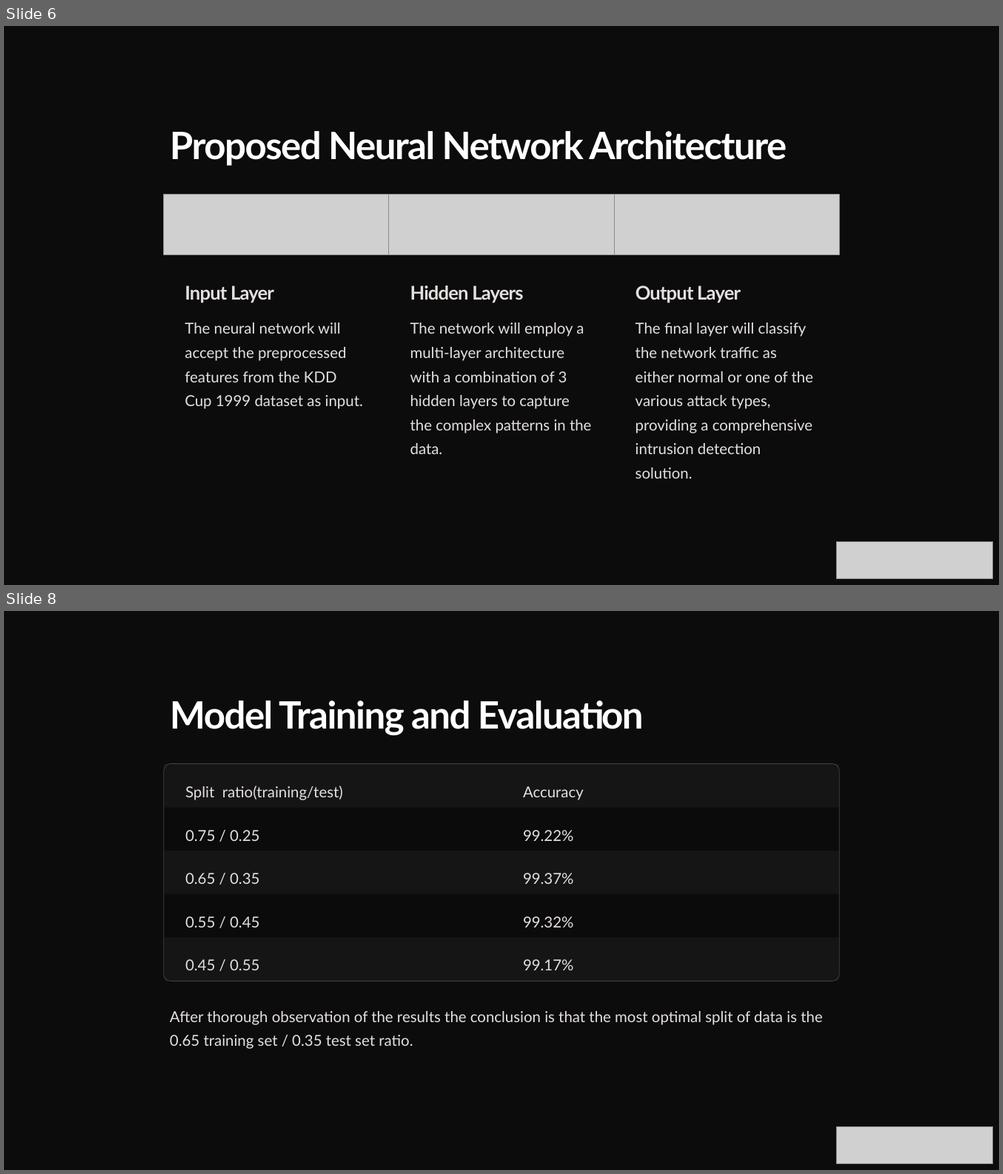
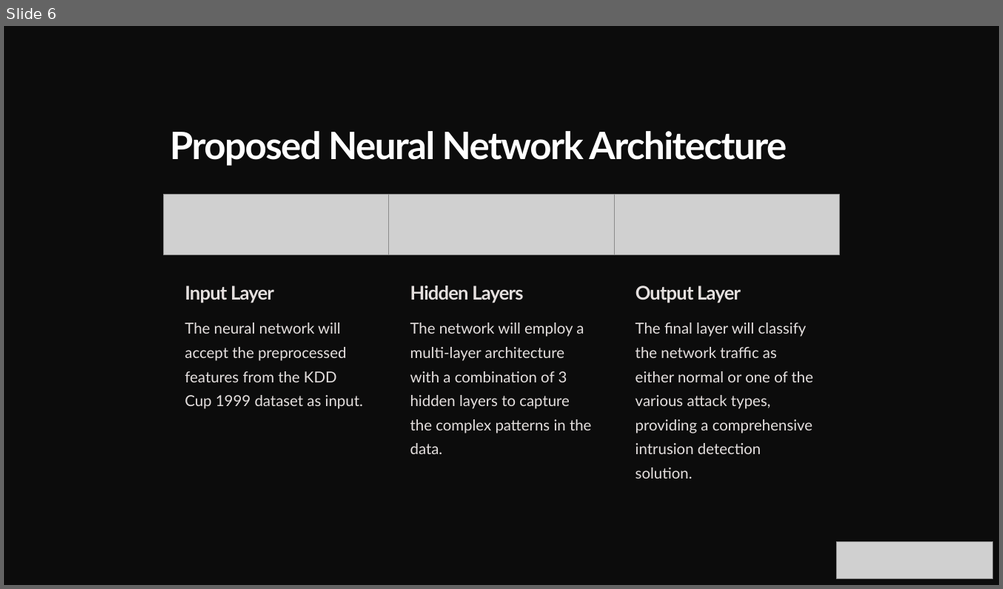
Before and after one commit to thisisarnabdas/Aegis, a slide deck: Background+literature review.pptx. Shown one above the other, each under a label of ours: slides 6 and 8 before the commit, slide 6 after it; the slides between them are not shown. The pictures are 1003x1174 and 1003x589 pixels, drawn with LibreOffice and Linux fonts; fonts in the diff are those of the drawing; grey boxes stand for pictures; background and template pictures are left out; a plain dark background stands for a picture behind light text. Boxes give left, top, right and bottom in pixels: in the first picture for what was removed or moved away, otherwise in the second. Text is boxed around its words. In the diff, an @@ line names an element or a change of style, - is before the commit and + after.

```diff
--- a/Background+literature review.pptx
+++ b/Background+literature review.pptx
@@ slide 8 removed at box(4, 611, 999, 1170), background picture (left out) @@
@@ rectangle removed at box(4, 611, 999, 1170) @@
@@ text removed at box(170, 701, 643, 735) @@
-Model Training and Evaluation
@@ rounded rectangle removed at box(164, 764, 839, 982) @@
@@ rectangle removed at box(165, 764, 839, 808) @@
@@ text removed at box(185, 786, 343, 800) @@
-Split ratio(training/test)
@@ text removed at box(523, 786, 583, 800) @@
-Accuracy
@@ rectangle removed at box(165, 807, 839, 851) @@
@@ text removed at box(185, 830, 259, 841) @@
-0.75 / 0.25
@@ text removed at box(523, 830, 574, 841) @@
-99.22%
@@ rectangle removed at box(165, 851, 839, 894) @@
@@ text removed at box(185, 873, 259, 884) @@
-0.65 / 0.35
@@ text removed at box(523, 873, 574, 884) @@
-99.37%
@@ rectangle removed at box(165, 894, 839, 938) @@
@@ text removed at box(185, 917, 259, 928) @@
-0.55 / 0.45
@@ text removed at box(523, 917, 574, 928) @@
-99.32%
@@ rectangle removed at box(165, 937, 839, 981) @@
@@ text removed at box(185, 960, 259, 971) @@
-0.45 / 0.55
@@ text removed at box(523, 960, 574, 971) @@
-99.17%
@@ text removed at box(170, 1011, 822, 1049) @@
-After thorough observation of the results the conclusion is that the most optimal split of data is the 0.65 training set / 0.35 test set ratio.
@@ picture removed at box(836, 1127, 993, 1165) @@
```
Also in this commit, not shown: 1 slide changed, 1 other slide removed.
